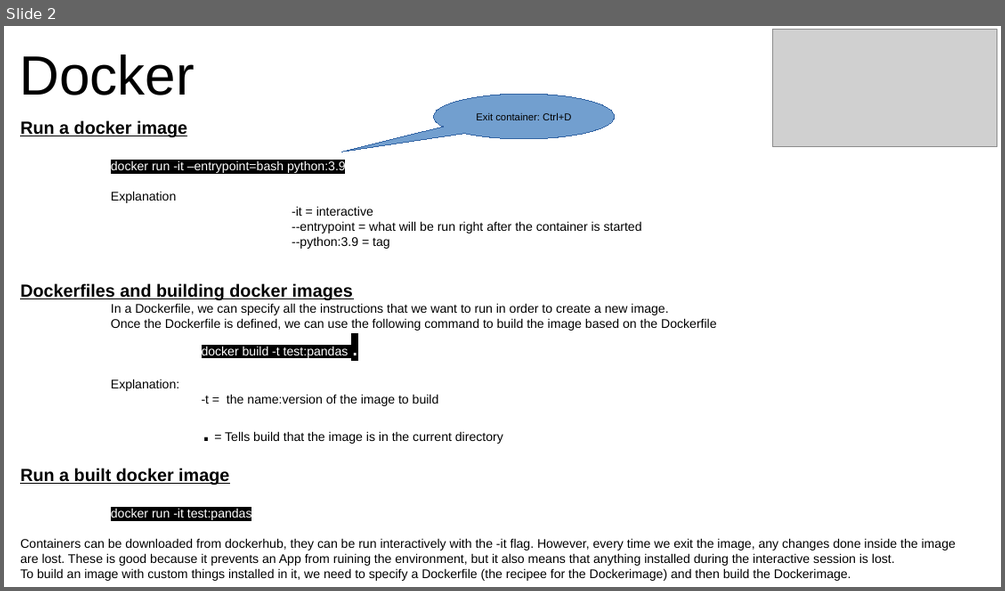
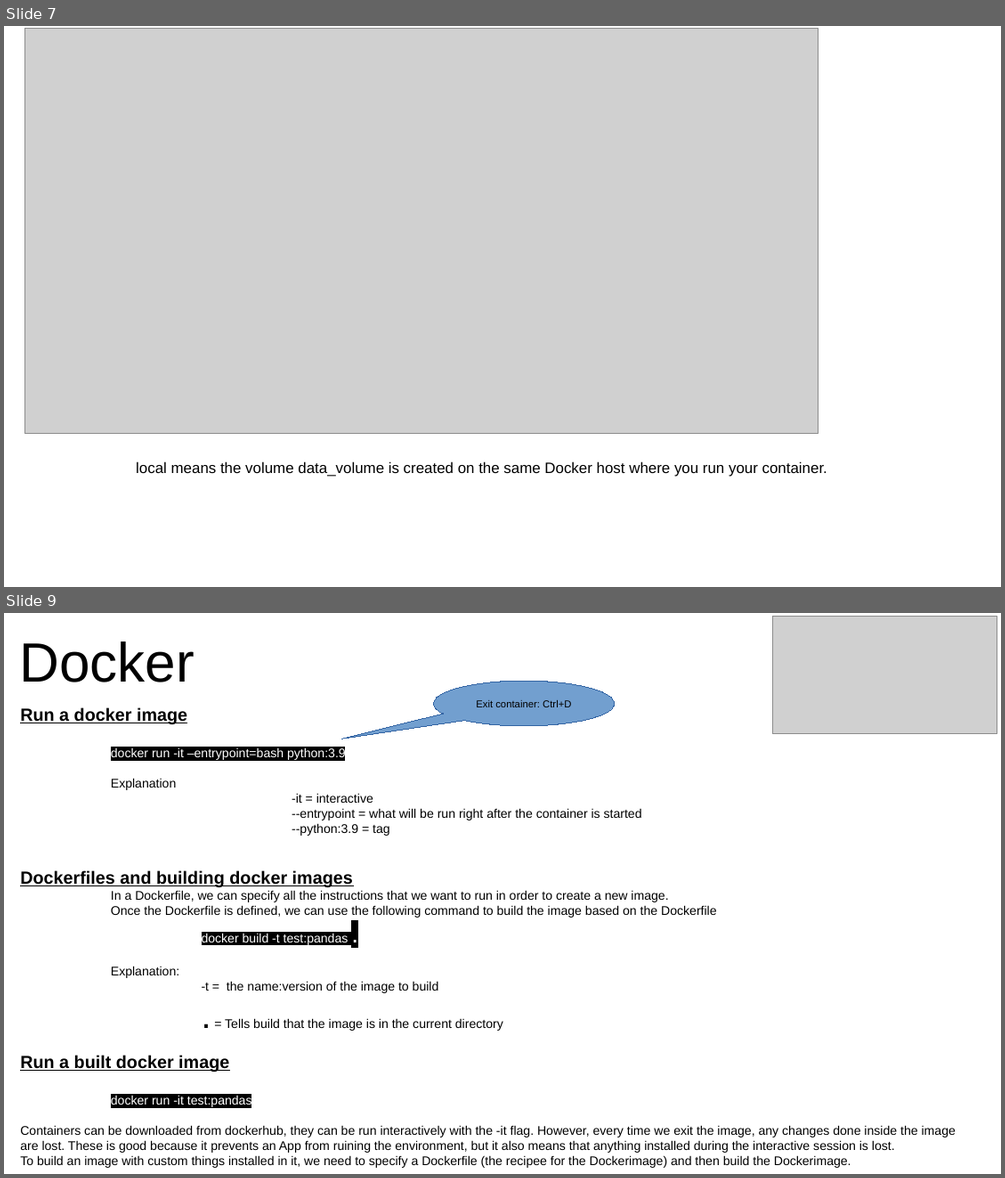
Before and after one commit to mossdet/dlp_data_eng, a slide deck: Notes/01_Docker.odp. Shown one above the other, each under a label of ours: slide 2 before the commit, slides 7 and 9 after it; the slides between them are not shown. The pictures are 1005x591 and 1005x1178 pixels, drawn with LibreOffice and Linux fonts; fonts in the diff are those of the drawing; grey boxes stand for pictures. Boxes give left, top, right and bottom in pixels: in the first picture for what was removed or moved away, otherwise in the second. Text is boxed around its words. In the diff, an @@ line names an element or a change of style, - is before the commit and + after.

Commit message:
add data pipeline files for week 4, some were missing

```diff
--- a/Notes/01_Docker.odp
+++ b/Notes/01_Docker.odp
@@ slide 7 added at (4,26,1001,587), background #FFFFFF @@
@@ picture added at (24,28,818,433) @@
@@ title added at (136,461,827,476), 12 pt, text #000000 @@
+local means the volume data_volume is created on the same Docker host where you run your container.
@@ what was slide 2 is now slide 9 @@
```
Also in this commit, not shown: 6 other slides added, 9 other files.
